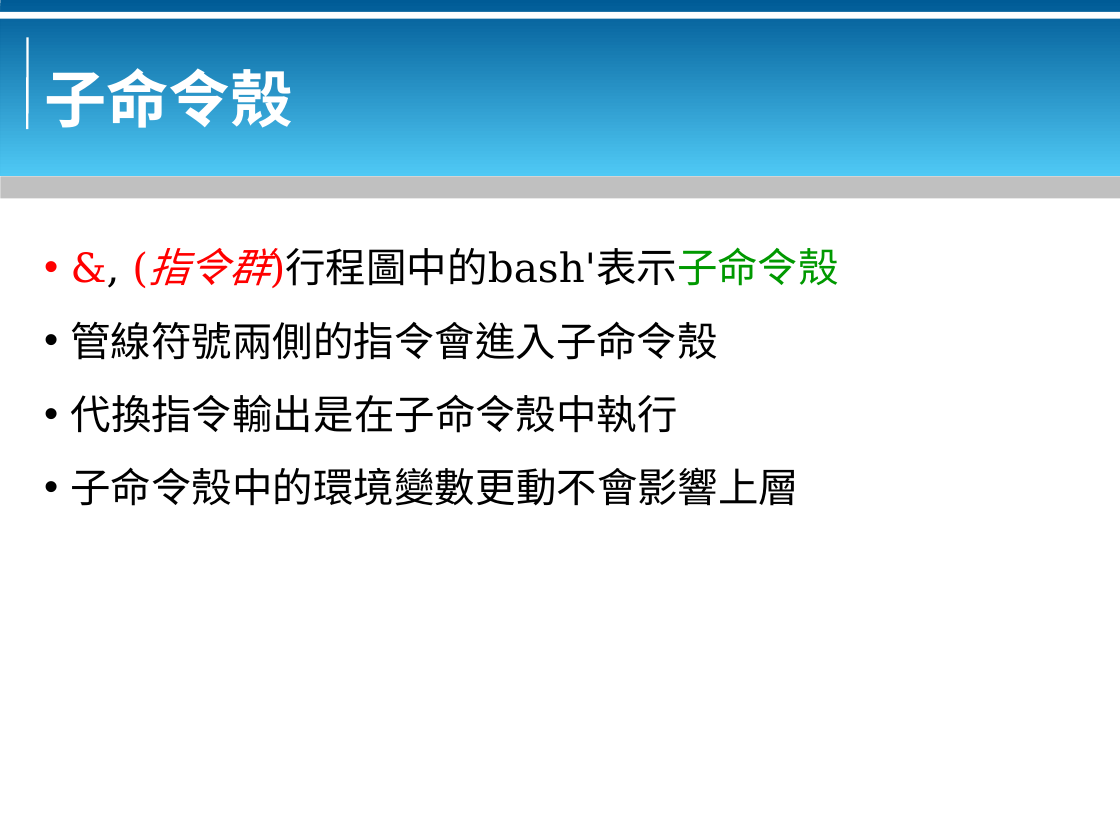
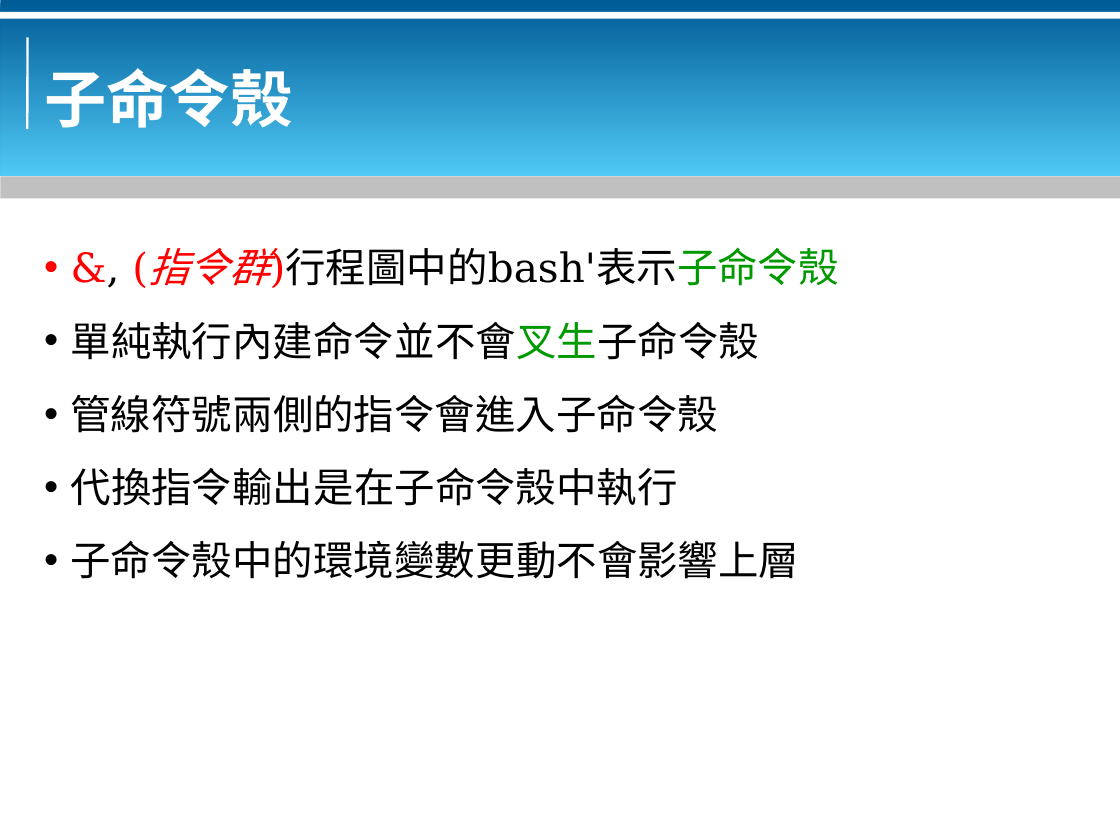
Before and after one commit to bluebat/.presentations, a slide deck: slide 18 of bash-basics.odp. Drawn at 1120x840 pixels with LibreOffice and Linux fonts; fonts in the diff are those of the drawing; background and template pictures are left out. Boxes give left, top, right and bottom in pixels: in the first picture for what was removed or moved away, otherwise in the second. Text is boxed around its words. In the diff, an @@ line names an element or a change of style, - is before the commit and + after.

```diff
--- a/bash-basics.odp
+++ b/bash-basics.odp
@@ text at [71,321,759,360]: paragraph added @@
+• 單純執行內建命令並不會叉生子命令殼
```
Also in this commit, not shown: 11 other slides changed.
